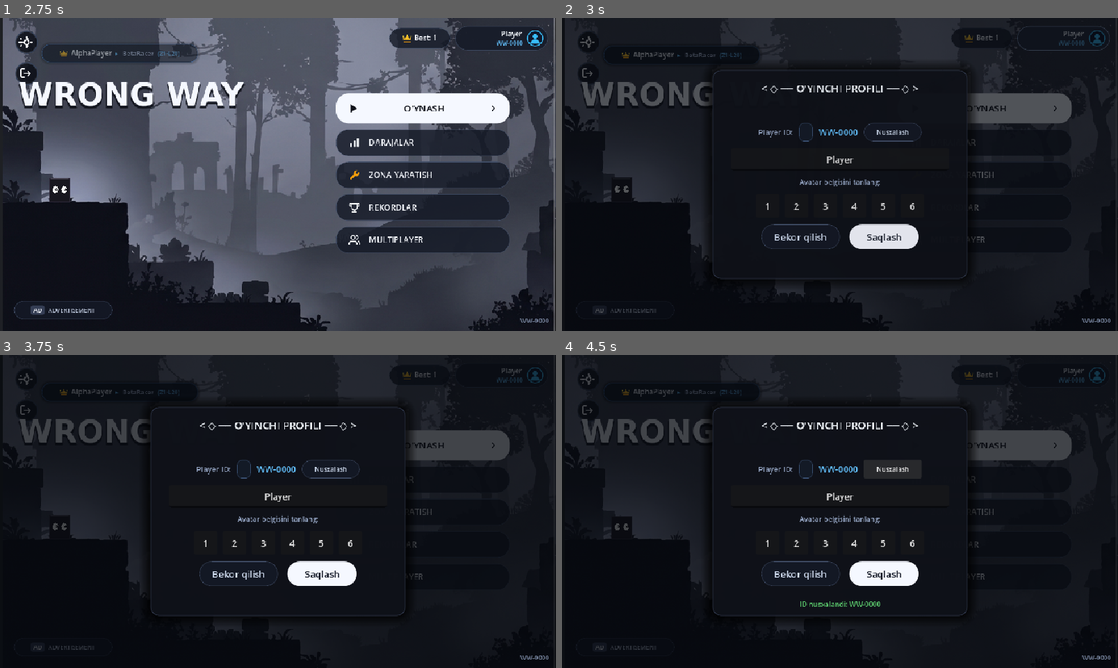
Above: before the commit, frames 1-4 (two rows, left to right).
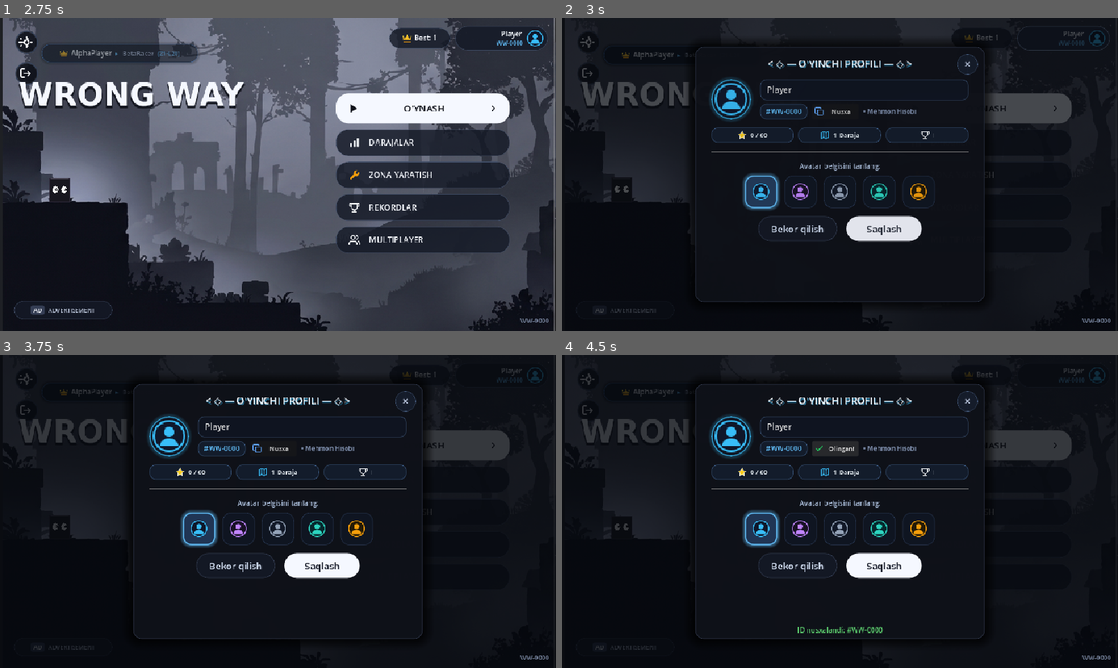
Above: after the commit, the same moments.

Repository: asror-vip/wrong-way
Game: Godot game, scene res://scenes/main/splash_screen.tscn
Two runs of this game, one before a commit and one after it. Both use one fixed random seed, a clock stepped at 60 frames per second and the inputs below. Sound files missing from this copy of the repository are replaced by a short silence.
Inputs (mouse positions are in pixels of both pictures, inside the frame that each line leads up to):
- Up to frame 1 (2.75 s): tap Enter at 0.5 s; move the mouse to (250, 237) at 0.52 s; hold W 0.53-1.25 s; hold Space 0.53-1.25 s; click (250, 237) at 0.67 s; tap Up (jump) at 0.77 s; click "WW-0000" at 1.25 s; drag from (444, 221) to (250, 237) at 2.02 s
- Up to frame 2 (3 s): click (1062, 36) at 2.75 s
- Up to frame 3 (3.75 s): click "REKORDLAR" at 3.5 s
- Up to frame 4 (4.5 s): click "Nusxalash" (after the commit: "Nusxa") at 4.25 s

Frame 1 is identical in both runs. In frame 2, 7.3% of the frame differs, in the area x 22-78%, y 6-92%; in frame 3, 6.8%; in frame 4, 7.5%, in the area x 10-78%, y 6-92%.

Commit message:
feat: complete modern profile modal with SVG avatar selector, stats card, and identity badge

Diff:
--- a/scenes/ui/profile_modal.tscn
+++ b/scenes/ui/profile_modal.tscn
@@ -1,23 +1,39 @@
-[gd_scene load_steps=6 format=3]
+[gd_scene load_steps=7 format=3]
 
 [ext_resource type="Script" path="res://scripts/ui/profile_modal.gd" id="1_pm"]
 [ext_resource type="StyleBox" path="res://resources/themes/panel_obsidian_modal.tres" id="2_obsidian"]
 [ext_resource type="StyleBox" path="res://resources/themes/btn_capsule_white.tres" id="3_white"]
 [ext_resource type="StyleBox" path="res://resources/themes/btn_capsule_glass.tres" id="4_glass"]
 
+[sub_resource type="StyleBoxFlat" id="StyleBoxFlat_avatar_frame"]
+bg_color = Color(0.06, 0.08, 0.13, 0.9)
+border_width_left = 2
+border_width_top = 2
+border_width_right = 2
+border_width_bottom = 2
+border_color = Color(0.22, 0.74, 0.97, 0.8)
+corner_radius_top_left = 34
+corner_radius_top_right = 34
+corner_radius_bottom_right = 34
+corner_radius_bottom_left = 34
+shadow_color = Color(0.22, 0.74, 0.97, 0.25)
+shadow_size = 6
+
 [sub_resource type="StyleBoxFlat" id="StyleBoxFlat_chip"]
-bg_color = Color(0.08, 0.11, 0.16, 0.85)
+bg_color = Color(0.08, 0.12, 0.18, 0.85)
 border_width_left = 1
 border_width_top = 1
 border_width_right = 1
 border_width_bottom = 1
-border_color = Color(0.25, 0.35, 0.5, 0.5)
-corner_radius_top_left = 8
-corner_radius_top_right = 8
-corner_radius_bottom_right = 8
-corner_radius_bottom_left = 8
-content_margin_left = 12.0
-content_margin_right = 12.0
+border_color = Color(0.25, 0.38, 0.55, 0.6)
+corner_radius_top_left = 10
+corner_radius_top_right = 10
+corner_radius_bottom_right = 10
+corner_radius_bottom_left = 10
+content_margin_left = 10.0
+content_margin_top = 5.0
+content_margin_right = 10.0
+content_margin_bottom = 5.0
 
 [node name="ProfileModal" type="Control"]
 layout_mode = 3
@@ -35,7 +51,7 @@
 anchor_bottom = 1.0
 grow_horizontal = 2
 grow_vertical = 2
-color = Color(0.02, 0.03, 0.05, 0.75)
+color = Color(0.02, 0.03, 0.05, 0.8)
 
 [node name="CenterContainer" type="CenterContainer" parent="."]
 layout_mode = 1
@@ -46,7 +62,7 @@
 grow_vertical = 2
 
 [node name="Panel" type="Panel" parent="CenterContainer"]
-custom_minimum_size = Vector2(440, 360)
+custom_minimum_size = Vector2(500, 440)
 layout_mode = 2
 theme_override_styles/panel = ExtResource("2_obsidian")
 
@@ -54,93 +70,208 @@
 layout_mode = 1
 anchors_preset = 10
 anchor_right = 1.0
-offset_top = 18.0
-offset_bottom = 44.0
+offset_top = 16.0
+offset_bottom = 42.0
 grow_horizontal = 2
 theme_override_colors/font_color = Color(0.96, 0.98, 1, 1)
-theme_override_font_sizes/font_size = 18
-text = "< ◇ ── O'YINCHI PROFILI ── ◇ >"
+theme_override_colors/font_shadow_color = Color(0.22, 0.74, 0.97, 0.35)
+theme_override_constants/shadow_offset_y = 2
+theme_override_font_sizes/font_size = 17
+text = "< ◇ — O'YINCHI PROFILI — ◇ >"
 horizontal_alignment = 1
 
-[node name="VBox" type="VBoxContainer" parent="CenterContainer/Panel"]
-layout_mode = 1
-anchors_preset = 15
-anchor_right = 1.0
-anchor_bottom = 1.0
-offset_left = 32.0
-offset_top = 60.0
-offset_right = -32.0
-offset_bottom = -20.0
-grow_horizontal = 2
-grow_vertical = 2
-theme_override_constants/separation = 12
-alignment = 1
-
-[node name="TagBox" type="HBoxContainer" parent="CenterContainer/Panel/VBox"]
-layout_mode = 2
-theme_override_constants/separation = 10
-alignment = 1
-
-[node name="Label" type="Label" parent="CenterContainer/Panel/VBox/TagBox"]
-layout_mode = 2
-theme_override_colors/font_color = Color(0.65, 0.72, 0.85, 0.9)
-theme_override_font_sizes/font_size = 13
-text = "Player ID:"
-
-[node name="TagPanel" type="PanelContainer" parent="CenterContainer/Panel/VBox/TagBox"]
-layout_mode = 2
-theme_override_styles/panel = SubResource("StyleBoxFlat_chip")
-
-[node name="TagLabel" type="Label" parent="CenterContainer/Panel/VBox/TagBox"]
+[node name="CloseBtn" type="Button" parent="CenterContainer/Panel"]
+custom_minimum_size = Vector2(36, 36)
+layout_mode = 1
+anchors_preset = 1
+anchor_left = 1.0
+anchor_right = 1.0
+offset_left = -48.0
+offset_top = 12.0
+offset_right = -12.0
+offset_bottom = 48.0
+grow_horizontal = 0
+focus_mode = 0
+text = "✕"
+
+[node name="ContentVBox" type="VBoxContainer" parent="CenterContainer/Panel"]
+layout_mode = 1
+anchors_preset = 15
+anchor_right = 1.0
+anchor_bottom = 1.0
+offset_left = 28.0
+offset_top = 56.0
+offset_right = -28.0
+offset_bottom = -16.0
+grow_horizontal = 2
+grow_vertical = 2
+theme_override_constants/separation = 14
+
+[node name="HeroHBox" type="HBoxContainer" parent="CenterContainer/Panel/ContentVBox"]
+layout_mode = 2
+theme_override_constants/separation = 16
+alignment = 1
+
+[node name="AvatarFrame" type="PanelContainer" parent="CenterContainer/Panel/ContentVBox/HeroHBox"]
+custom_minimum_size = Vector2(68, 68)
+layout_mode = 2
+theme_override_styles/panel = SubResource("StyleBoxFlat_avatar_frame")
+
+[node name="AvatarPreview" type="TextureRect" parent="CenterContainer/Panel/ContentVBox/HeroHBox/AvatarFrame"]
+custom_minimum_size = Vector2(56, 56)
+layout_mode = 2
+size_flags_horizontal = 4
+size_flags_vertical = 4
+expand_mode = 1
+stretch_mode = 5
+
+[node name="InfoVBox" type="VBoxContainer" parent="CenterContainer/Panel/ContentVBox/HeroHBox"]
+layout_mode = 2
+size_flags_horizontal = 3
+theme_override_constants/separation = 6
+alignment = 1
+
+[node name="NameEdit" type="LineEdit" parent="CenterContainer/Panel/ContentVBox/HeroHBox/InfoVBox"]
+custom_minimum_size = Vector2(0, 36)
+layout_mode = 2
+theme_override_font_sizes/font_size = 14
+placeholder_text = "Taxallusingizni kiriting"
+max_length = 16
+
+[node name="TagHBox" type="HBoxContainer" parent="CenterContainer/Panel/ContentVBox/HeroHBox/InfoVBox"]
+layout_mode = 2
+theme_override_constants/separation = 8
+alignment = 0
+
+[node name="TagPanel" type="PanelContainer" parent="CenterContainer/Panel/ContentVBox/HeroHBox/InfoVBox/TagHBox"]
+layout_mode = 2
+theme_override_styles/panel = SubResource("StyleBoxFlat_chip")
+
+[node name="TagLabel" type="Label" parent="CenterContainer/Panel/ContentVBox/HeroHBox/InfoVBox/TagHBox/TagPanel"]
 layout_mode = 2
 theme_override_colors/font_color = Color(0.38, 0.74, 0.97, 1)
-theme_override_font_sizes/font_size = 15
+theme_override_font_sizes/font_size = 12
 text = "WW-0000"
 
-[node name="CopyBtn" type="Button" parent="CenterContainer/Panel/VBox/TagBox"]
-custom_minimum_size = Vector2(80, 28)
-layout_mode = 2
-focus_mode = 0
-theme_override_colors/font_color = Color(0.85, 0.9, 0.98, 1)
-theme_override_font_sizes/font_size = 11
-theme_override_styles/normal = ExtResource("4_glass")
-text = "Nusxalash"
-
-[node name="NameEdit" type="LineEdit" parent="CenterContainer/Panel/VBox"]
-custom_minimum_size = Vector2(0, 38)
-layout_mode = 2
-theme_override_font_sizes/font_size = 15
-placeholder_text = "Taxallusingizni kiriting"
-alignment = 1
-max_length = 16
-
-[node name="AvatarLabel" type="Label" parent="CenterContainer/Panel/VBox"]
-layout_mode = 2
-theme_override_colors/font_color = Color(0.65, 0.72, 0.85, 0.9)
+[node name="CopyBtn" type="Button" parent="CenterContainer/Panel/ContentVBox/HeroHBox/InfoVBox/TagHBox"]
+custom_minimum_size = Vector2(80, 26)
+layout_mode = 2
+focus_mode = 0
+theme_override_font_sizes/font_size = 11
+text = "Nusxa"
+
+[node name="AuthLabel" type="Label" parent="CenterContainer/Panel/ContentVBox/HeroHBox/InfoVBox/TagHBox"]
+layout_mode = 2
+theme_override_colors/font_color = Color(0.55, 0.62, 0.75, 0.9)
+theme_override_font_sizes/font_size = 11
+text = "• Mehmon"
+
+[node name="StatsHBox" type="HBoxContainer" parent="CenterContainer/Panel/ContentVBox"]
+layout_mode = 2
+theme_override_constants/separation = 8
+alignment = 1
+
+[node name="StarsChip" type="PanelContainer" parent="CenterContainer/Panel/ContentVBox/StatsHBox"]
+layout_mode = 2
+size_flags_horizontal = 3
+theme_override_styles/panel = SubResource("StyleBoxFlat_chip")
+
+[node name="HBox" type="HBoxContainer" parent="CenterContainer/Panel/ContentVBox/StatsHBox/StarsChip"]
+layout_mode = 2
+theme_override_constants/separation = 6
+alignment = 1
+
+[node name="Icon" type="TextureRect" parent="CenterContainer/Panel/ContentVBox/StatsHBox/StarsChip/HBox"]
+custom_minimum_size = Vector2(16, 16)
+layout_mode = 2
+expand_mode = 1
+stretch_mode = 5
+
+[node name="StarsLabel" type="Label" parent="CenterContainer/Panel/ContentVBox/StatsHBox/StarsChip/HBox"]
+layout_mode = 2
+theme_override_colors/font_color = Color(0.95, 0.98, 1, 1)
+theme_override_font_sizes/font_size = 11
+text = "0 / 60"
+
+[node name="LevelsChip" type="PanelContainer" parent="CenterContainer/Panel/ContentVBox/StatsHBox"]
+layout_mode = 2
+size_flags_horizontal = 3
+theme_override_styles/panel = SubResource("StyleBoxFlat_chip")
+
+[node name="HBox" type="HBoxContainer" parent="CenterContainer/Panel/ContentVBox/StatsHBox/LevelsChip"]
+layout_mode = 2
+theme_override_constants/separation = 6
+alignment = 1
+
+[node name="Icon" type="TextureRect" parent="CenterContainer/Panel/ContentVBox/StatsHBox/LevelsChip/HBox"]
+custom_minimum_size = Vector2(16, 16)
+layout_mode = 2
+expand_mode = 1
+stretch_mode = 5
+
+[node name="LevelsLabel" type="Label" parent="CenterContainer/Panel/ContentVBox/StatsHBox/LevelsChip/HBox"]
+layout_mode = 2
+theme_override_colors/font_color = Color(0.95, 0.98, 1, 1)
+theme_override_font_sizes/font_size = 11
+text = "1-Daraja"
+
+[node name="BestChip" type="PanelContainer" parent="CenterContainer/Panel/ContentVBox/StatsHBox"]
+layout_mode = 2
+size_flags_horizontal = 3
+theme_override_styles/panel = SubResource("StyleBoxFlat_chip")
+
+[node name="HBox" type="HBoxContainer" parent="CenterContainer/Panel/ContentVBox/StatsHBox/BestChip"]
+layout_mode = 2
+theme_override_constants/separation = 6
+alignment = 1
+
+[node name="Icon" type="TextureRect" parent="CenterContainer/Panel/ContentVBox/StatsHBox/BestChip/HBox"]
+custom_minimum_size = Vector2(16, 16)
+layout_mode = 2
+expand_mode = 1
+stretch_mode = 5
+
+[node name="BestLabel" type="Label" parent="CenterContainer/Panel/ContentVBox/StatsHBox/BestChip/HBox"]
+layout_mode = 2
+theme_override_colors/font_color = Color(0.95, 0.98, 1, 1)
+theme_override_font_sizes/font_size = 11
+text = "0.00s"
+clip_text = true
+
+[node name="HSeparator" type="HSeparator" parent="CenterContainer/Panel/ContentVBox"]
+layout_mode = 2
+
+[node name="AvatarSection" type="VBoxContainer" parent="CenterContainer/Panel/ContentVBox"]
+layout_mode = 2
+theme_override_constants/separation = 8
+
+[node name="AvatarTitle" type="Label" parent="CenterContainer/Panel/ContentVBox/AvatarSection"]
+layout_mode = 2
+theme_override_colors/font_color = Color(0.72, 0.80, 0.92, 0.9)
 theme_override_font_sizes/font_size = 12
 text = "Avatar belgisini tanlang:"
 horizontal_alignment = 1
 
-[node name="AvatarGrid" type="HBoxContainer" parent="CenterContainer/Panel/VBox"]
-layout_mode = 2
-theme_override_constants/separation = 10
-alignment = 1
-
-[node name="ActionHBox" type="HBoxContainer" parent="CenterContainer/Panel/VBox"]
+[node name="AvatarGrid" type="HBoxContainer" parent="CenterContainer/Panel/ContentVBox/AvatarSection"]
+layout_mode = 2
+theme_override_constants/separation = 12
+alignment = 1
+
+[node name="ActionHBox" type="HBoxContainer" parent="CenterContainer/Panel/ContentVBox"]
 layout_mode = 2
 theme_override_constants/separation = 16
 alignment = 1
 
-[node name="CloseBtn" type="Button" parent="CenterContainer/Panel/VBox/ActionHBox"]
-custom_minimum_size = Vector2(120, 36)
+[node name="CancelBtn" type="Button" parent="CenterContainer/Panel/ContentVBox/ActionHBox"]
+custom_minimum_size = Vector2(130, 36)
 layout_mode = 2
 focus_mode = 0
 theme_override_colors/font_color = Color(0.85, 0.9, 0.98, 1)
 theme_override_styles/normal = ExtResource("4_glass")
 text = "Bekor qilish"
 
-[node name="SaveBtn" type="Button" parent="CenterContainer/Panel/VBox/ActionHBox"]
-custom_minimum_size = Vector2(120, 36)
+[node name="SaveBtn" type="Button" parent="CenterContainer/Panel/ContentVBox/ActionHBox"]
+custom_minimum_size = Vector2(130, 36)
 layout_mode = 2
 focus_mode = 0
 theme_override_colors/font_color = Color(0.08, 0.1, 0.15, 1)
@@ -153,7 +284,8 @@
 anchor_top = 1.0
 anchor_right = 1.0
 anchor_bottom = 1.0
-offset_top = -28.0
+offset_top = -24.0
+offset_bottom = -6.0
 grow_horizontal = 2
 grow_vertical = 0
 theme_override_colors/font_color = Color(0.38, 0.85, 0.45, 1)
--- a/scripts/core/save_system.gd
+++ b/scripts/core/save_system.gd
@@ -143,3 +143,12 @@
 
 func get_overall_best_text() -> String:
 	return overall_best_text
+
+func get_total_stars() -> int:
+	var total: int = 0
+	for k in level_stars.keys():
+		total += int(level_stars[k])
+	return total
+
+func get_unlocked_count() -> int:
+	return unlocked_levels.size()
--- a/scripts/ui/profile_modal.gd
+++ b/scripts/ui/profile_modal.gd
@@ -1,28 +1,49 @@
 extends Control
 
-# ProfileModal - Wrong Way Profile & Identity Customizer
-# - Shows & edits username
-# - Displays Player Tag with one-click copy
-# - Avatar selector (6 stylized avatar icons)
-# - Auth status badge
+# ProfileModal - Wrong Way Modern Player Identity & Stats Card
+# - High-fidelity dark obsidian & glowing glass aesthetic
+# - Live Avatar Preview (Hero Frame)
+# - Interactive 5-Character SVG Avatar Selector Gallery
+# - In-game Campaign Stats (Stars, Unlocked Levels, Personal Best)
+# - One-click Player Tag Copy with vector icon
+# - Name Customizer with validation
 
 @onready var modal_panel: Panel = get_node_or_null("CenterContainer/Panel")
-@onready var name_input: LineEdit = get_node_or_null("CenterContainer/Panel/VBox/NameEdit")
-@onready var tag_label: Label = get_node_or_null("CenterContainer/Panel/VBox/TagBox/TagLabel")
-@onready var copy_tag_btn: Button = get_node_or_null("CenterContainer/Panel/VBox/TagBox/CopyBtn")
-@onready var avatar_preview: TextureRect = get_node_or_null("CenterContainer/Panel/VBox/AvatarPreview")
-@onready var avatar_grid: HBoxContainer = get_node_or_null("CenterContainer/Panel/VBox/AvatarGrid")
-@onready var save_btn: Button = get_node_or_null("CenterContainer/Panel/VBox/ActionHBox/SaveBtn")
-@onready var close_btn: Button = get_node_or_null("CenterContainer/Panel/VBox/ActionHBox/CloseBtn")
+@onready var close_top_btn: Button = get_node_or_null("CenterContainer/Panel/CloseBtn")
+@onready var cancel_btn: Button = get_node_or_null("CenterContainer/Panel/ContentVBox/ActionHBox/CancelBtn")
+@onready var save_btn: Button = get_node_or_null("CenterContainer/Panel/ContentVBox/ActionHBox/SaveBtn")
+
+@onready var name_input: LineEdit = get_node_or_null("CenterContainer/Panel/ContentVBox/HeroHBox/InfoVBox/NameEdit")
+@onready var tag_label: Label = get_node_or_null("CenterContainer/Panel/ContentVBox/HeroHBox/InfoVBox/TagHBox/TagPanel/TagLabel")
+@onready var copy_btn: Button = get_node_or_null("CenterContainer/Panel/ContentVBox/HeroHBox/InfoVBox/TagHBox/CopyBtn")
+@onready var auth_label: Label = get_node_or_null("CenterContainer/Panel/ContentVBox/HeroHBox/InfoVBox/TagHBox/AuthLabel")
+
+@onready var avatar_preview: TextureRect = get_node_or_null("CenterContainer/Panel/ContentVBox/HeroHBox/AvatarFrame/AvatarPreview")
+@onready var avatar_grid: HBoxContainer = get_node_or_null("CenterContainer/Panel/ContentVBox/AvatarSection/AvatarGrid")
+
+@onready var stars_label: Label = get_node_or_null("CenterContainer/Panel/ContentVBox/StatsHBox/StarsChip/HBox/StarsLabel")
+@onready var stars_icon: TextureRect = get_node_or_null("CenterContainer/Panel/ContentVBox/StatsHBox/StarsChip/HBox/Icon")
+
+@onready var levels_label: Label = get_node_or_null("CenterContainer/Panel/ContentVBox/StatsHBox/LevelsChip/HBox/LevelsLabel")
+@onready var levels_icon: TextureRect = get_node_or_null("CenterContainer/Panel/ContentVBox/StatsHBox/LevelsChip/HBox/Icon")
+
+@onready var best_label: Label = get_node_or_null("CenterContainer/Panel/ContentVBox/StatsHBox/BestChip/HBox/BestLabel")
+@onready var best_icon: TextureRect = get_node_or_null("CenterContainer/Panel/ContentVBox/StatsHBox/BestChip/HBox/Icon")
+
 @onready var toast_label: Label = get_node_or_null("CenterContainer/Panel/ToastLabel")
 
 var selected_avatar_idx: int = 1
+const AVATAR_KEYS: Array[String] = ["avatar_player", "avatar_ninja", "avatar_shadow", "avatar_robot", "avatar_pro"]
+var avatar_buttons: Array[Button] = []
 
 func _ready() -> void:
 	visible = false
-	if close_btn: close_btn.pressed.connect(close)
+	if close_top_btn: close_top_btn.pressed.connect(close)
+	if cancel_btn: cancel_btn.pressed.connect(close)
 	if save_btn: save_btn.pressed.connect(_on_save_pressed)
-	if copy_tag_btn: copy_tag_btn.pressed.connect(_on_copy_tag)
+	if copy_btn: copy_btn.pressed.connect(_on_copy_tag)
+
+	_apply_modal_styles()
 	_setup_avatar_buttons()
 
 func open() -> void:
@@ -31,11 +52,29 @@
 	var tween := create_tween()
 	tween.tween_property(self, "modulate:a", 1.0, 0.2)
 
-	name_input.text = ProfileManager.username
-	tag_label.text = ProfileManager.player_tag
+	if name_input:
+		name_input.text = ProfileManager.username
+	if tag_label:
+		tag_label.text = "#" + ProfileManager.player_tag
+
 	selected_avatar_idx = ProfileManager.avatar_index
+	if selected_avatar_idx < 1 or selected_avatar_idx > AVATAR_KEYS.size():
+		selected_avatar_idx = 1
+
 	_update_avatar_preview()
-	if toast_label: toast_label.text = ""
+	_refresh_avatar_grid_styles()
+	_load_stats()
+
+	if auth_label:
+		if ProfileManager.auth_provider == "google":
+			auth_label.text = "• Google Tasdiqlangan"
+			auth_label.add_theme_color_override("font_color", Color(0.38, 0.85, 0.55))
+		else:
+			auth_label.text = "• Mehmon Hisobi"
+			auth_label.add_theme_color_override("font_color", Color(0.55, 0.62, 0.75))
+
+	if toast_label:
+		toast_label.text = ""
 
 func close() -> void:
 	var tween := create_tween()
@@ -43,39 +82,176 @@
 	await tween.finished
 	visible = false
 
+func _apply_modal_styles() -> void:
+	# Close button - circular stylebox
+	if close_top_btn:
+		close_top_btn.custom_minimum_size = Vector2(36, 36)
+		close_top_btn.size = Vector2(36, 36)
+		close_top_btn.alignment = HORIZONTAL_ALIGNMENT_CENTER
+		close_top_btn.vertical_icon_alignment = VERTICAL_ALIGNMENT_CENTER
+
+		var c_norm := StyleBoxFlat.new()
+		c_norm.set_corner_radius_all(18)
+		c_norm.corner_detail = 16
+		c_norm.bg_color = Color(0.09, 0.12, 0.18, 0.8)
+		c_norm.border_color = Color(0.30, 0.40, 0.55, 0.6)
+		c_norm.set_border_width_all(1)
+
+		var c_hov := c_norm.duplicate() as StyleBoxFlat
+		c_hov.bg_color = Color(0.15, 0.20, 0.30, 0.95)
+		c_hov.border_color = Color(0.38, 0.74, 0.97, 0.95)
+
+		close_top_btn.add_theme_stylebox_override("normal", c_norm)
+		close_top_btn.add_theme_stylebox_override("hover", c_hov)
+		close_top_btn.add_theme_stylebox_override("pressed", c_norm)
+		close_top_btn.add_theme_stylebox_override("focus", c_norm)
+		close_top_btn.add_theme_font_size_override("font_size", 14)
+		close_top_btn.add_theme_color_override("font_color", Color(0.85, 0.90, 1.0))
+
+	# Copy button icon
+	if copy_btn:
+		copy_btn.icon = IconFactory.get_icon("copy", 0.7)
+		copy_btn.icon_alignment = HORIZONTAL_ALIGNMENT_LEFT
+
+	# Name input style
+	if name_input:
+		var n_norm := StyleBoxFlat.new()
+		n_norm.bg_color = Color(0.06, 0.08, 0.13, 0.9)
+		n_norm.border_color = Color(0.24, 0.34, 0.48, 0.65)
+		n_norm.set_border_width_all(1)
+		n_norm.set_corner_radius_all(10)
+		n_norm.content_margin_left = 12
+		n_norm.content_margin_right = 12
+
+		var n_foc := n_norm.duplicate() as StyleBoxFlat
+		n_foc.border_color = Color(0.38, 0.74, 0.97, 0.95)
+		n_foc.shadow_color = Color(0.38, 0.74, 0.97, 0.25)
+		n_foc.shadow_size = 4
+
+		name_input.add_theme_stylebox_override("normal", n_norm)
+		name_input.add_theme_stylebox_override("focus", n_foc)
+
+	# Stats icons
+	if stars_icon:
+		stars_icon.texture = IconFactory.get_icon("star_gold", 0.85)
+	if levels_icon:
+		levels_icon.texture = IconFactory.get_icon("map", 0.85)
+	if best_icon:
+		best_icon.texture = IconFactory.get_icon("trophy_white", 0.85)
+
 func _setup_avatar_buttons() -> void:
 	if not avatar_grid:
 		return
-	for i in range(1, 7):
+
+	for child in avatar_grid.get_children():
+		child.queue_free()
+	avatar_buttons.clear()
+
+	for i in range(AVATAR_KEYS.size()):
+		var idx: int = i + 1
+		var av_key: String = AVATAR_KEYS[i]
+
 		var btn := Button.new()
-		btn.custom_minimum_size = Vector2(40, 40)
-		btn.size = Vector2(40, 40)
+		btn.custom_minimum_size = Vector2(56, 56)
+		btn.size = Vector2(56, 56)
 		btn.focus_mode = Control.FOCUS_NONE
-		btn.text = str(i)
+		btn.icon = IconFactory.get_icon(av_key, 0.9)
+		btn.icon_alignment = HORIZONTAL_ALIGNMENT_CENTER
+		btn.vertical_icon_alignment = VERTICAL_ALIGNMENT_CENTER
+
 		btn.pressed.connect(func():
-			selected_avatar_idx = i
+			selected_avatar_idx = idx
 			_update_avatar_preview()
+			_refresh_avatar_grid_styles()
+			var sm = get_node_or_null("/root/SoundManager")
+			if sm and sm.has_method("play"):
+				sm.play("click")
 		)
+
 		avatar_grid.add_child(btn)
+		avatar_buttons.append(btn)
+
+	_refresh_avatar_grid_styles()
+
+func _refresh_avatar_grid_styles() -> void:
+	for i in range(avatar_buttons.size()):
+		var btn: Button = avatar_buttons[i]
+		var idx: int = i + 1
+		var is_selected: bool = (idx == selected_avatar_idx)
+
+		var style := StyleBoxFlat.new()
+		style.set_corner_radius_all(14)
+		style.corner_detail = 12
+
+		if is_selected:
+			style.bg_color = Color(0.12, 0.20, 0.32, 0.95)
+			style.border_color = Color(0.38, 0.74, 0.97, 1.0)
+			style.set_border_width_all(2)
+			style.shadow_color = Color(0.38, 0.74, 0.97, 0.45)
+			style.shadow_size = 6
+		else:
+			style.bg_color = Color(0.06, 0.09, 0.14, 0.75)
+			style.border_color = Color(0.20, 0.28, 0.42, 0.5)
+			style.set_border_width_all(1)
+
+		var style_hov := style.duplicate() as StyleBoxFlat
+		if not is_selected:
+			style_hov.bg_color = Color(0.10, 0.15, 0.24, 0.9)
+			style_hov.border_color = Color(0.38, 0.74, 0.97, 0.7)
+
+		btn.add_theme_stylebox_override("normal", style)
+		btn.add_theme_stylebox_override("hover", style_hov)
+		btn.add_theme_stylebox_override("pressed", style)
+		btn.add_theme_stylebox_override("focus", style)
 
 func _update_avatar_preview() -> void:
-	# Preview avatar doirasini yangilash
 	if avatar_preview:
-		# Oddiy stilizatsiya yoki IconFactory ikonkalari
-		pass
+		var key_idx := (selected_avatar_idx - 1) % AVATAR_KEYS.size()
+		if key_idx < 0: key_idx = 0
+		var av_key := AVATAR_KEYS[key_idx]
+		avatar_preview.texture = IconFactory.get_icon(av_key, 1.0)
+
+func _load_stats() -> void:
+	var save_sys = get_node_or_null("/root/SaveSystem")
+	if save_sys:
+		if stars_label and save_sys.has_method("get_total_stars"):
+			stars_label.text = "%d / 60" % save_sys.get_total_stars()
+		if levels_label and save_sys.has_method("get_unlocked_count"):
+			levels_label.text = "%d ta ochilgan" % save_sys.get_unlocked_count()
+		if best_label and save_sys.has_method("get_overall_best_text"):
+			var best_str: String = save_sys.get_overall_best_text()
+			best_label.text = "Rekord: " + best_str
 
 func _on_copy_tag() -> void:
 	DisplayServer.clipboard_set(ProfileManager.player_tag)
-	_show_toast("ID nusxalandi: " + ProfileManager.player_tag)
+	if copy_btn:
+		copy_btn.text = "Olingan!"
+		copy_btn.icon = IconFactory.get_icon("check", 0.7)
+		var tw := create_tween()
+		tw.tween_interval(1.5)
+		tw.tween_callback(func():
+			if copy_btn:
+				copy_btn.text = "Nusxa"
+				copy_btn.icon = IconFactory.get_icon("copy", 0.7)
+		)
+	_show_toast("ID nusxalandi: #" + ProfileManager.player_tag)
 
 func _on_save_pressed() -> void:
+	if not name_input:
+		return
 	var new_name := name_input.text.strip_edges()
 	if new_name.is_empty():
 		_show_toast("Ism bo'sh bo'lishi mumkin emas!")
 		return
+
 	ProfileManager.update_profile(new_name, selected_avatar_idx)
-	_show_toast("Profil saqlandi!")
-	await get_tree().create_timer(0.6).timeout
+	_show_toast("Profil muvaffaqiyatli saqlandi!")
+
+	var sm = get_node_or_null("/root/SoundManager")
+	if sm and sm.has_method("play"):
+		sm.play("click")
+
+	await get_tree().create_timer(0.55).timeout
 	close()
 
 func _show_toast(msg: String) -> void:
